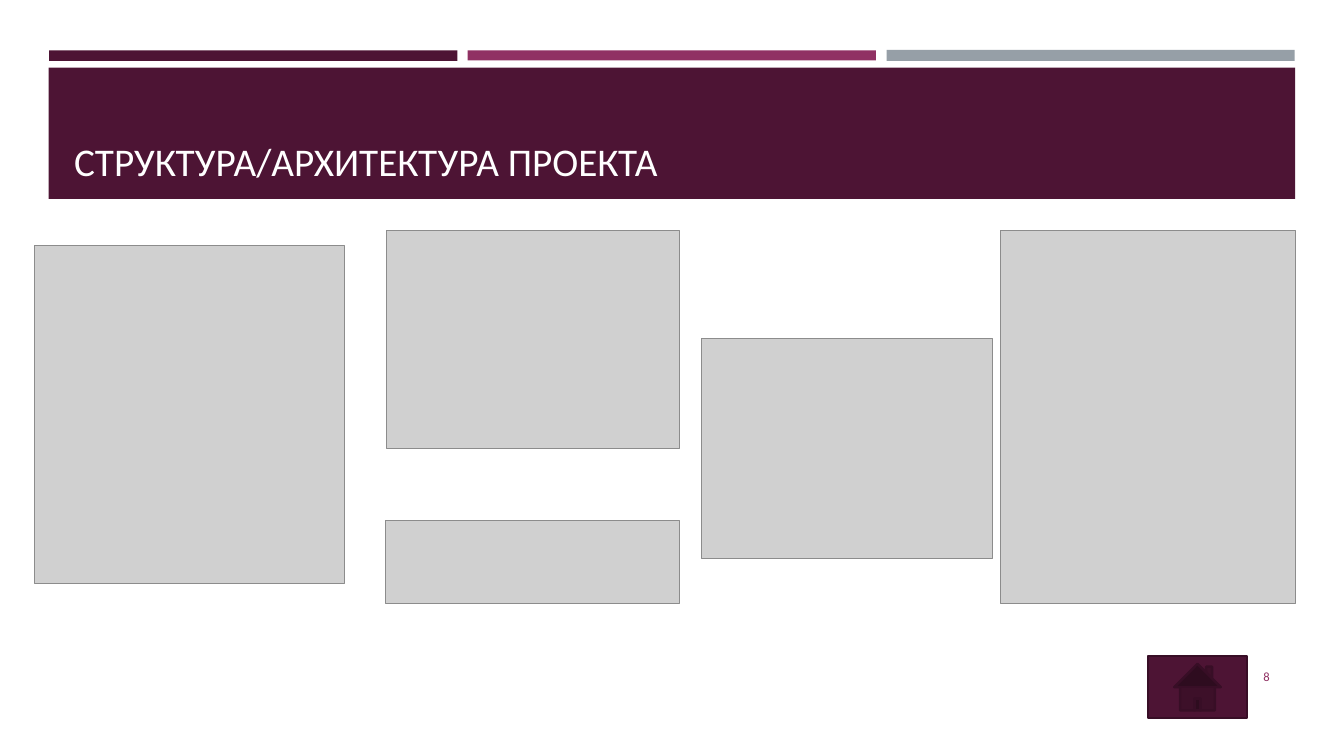
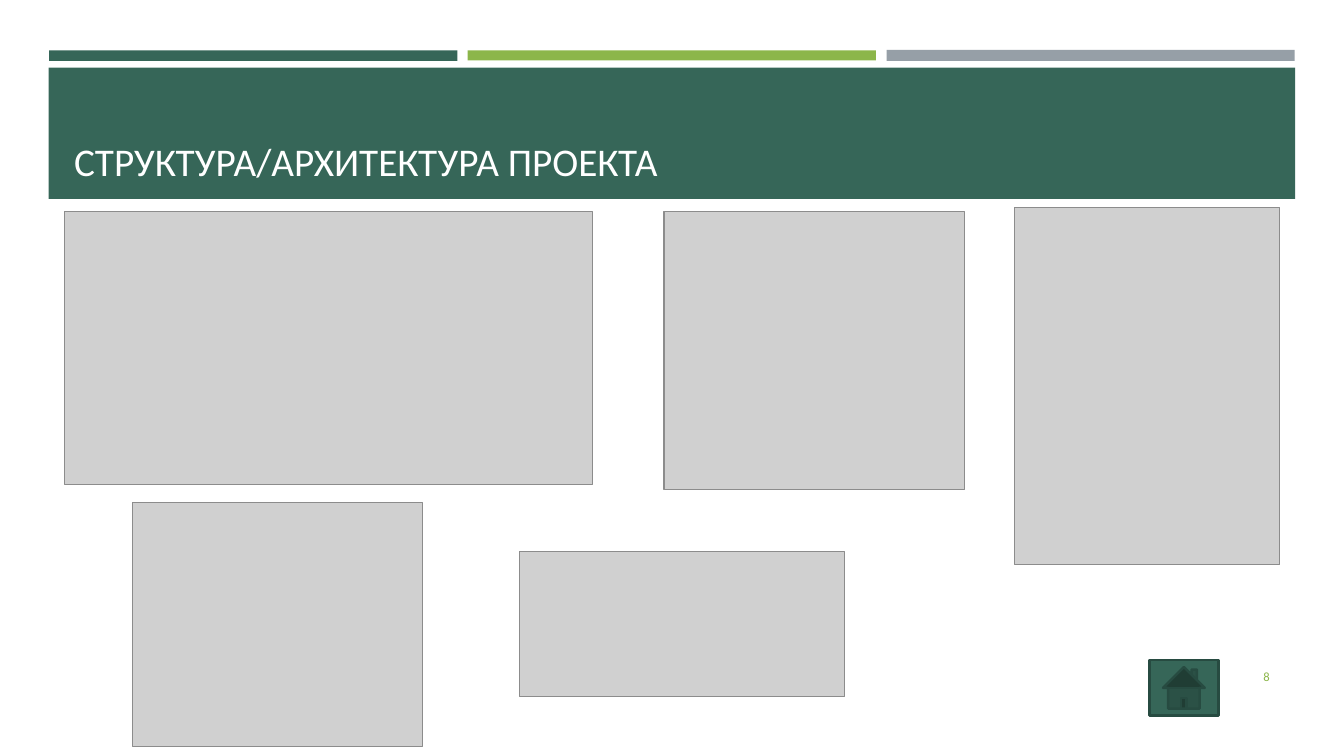
Before and after one commit to von1001/Hotels_NJS, a slide deck: slide 8 of Hotels.pptx. Drawn at 1344x756 pixels with LibreOffice and Linux fonts; fonts in the diff are those of the drawing; grey boxes stand for pictures. Boxes give left, top, right and bottom in pixels: in the first picture for what was removed or moved away, otherwise in the second. Text is boxed around its words. In the diff, an @@ line names an element or a change of style, - is before the commit and + after.

```diff
--- a/Hotels.pptx
+++ b/Hotels.pptx
@@ rectangle at (x1=49, y1=50, x2=458, y2=60): fill #4D1434 to #366658 @@
@@ rectangle at (x1=468, y1=50, x2=876, y2=60): fill #903163 to #8CB64A @@
@@ rectangle at (x1=48, y1=68, x2=1296, y2=199): fill #4D1434 to #366658 @@
@@ picture resized from (x1=1001, y1=231, x2=1297, y2=604) to (x1=1015, y1=208, x2=1280, y2=565) @@
@@ picture added at (x1=65, y1=212, x2=594, y2=484) @@
@@ picture removed at (x1=386, y1=231, x2=679, y2=449) @@
@@ picture added at (x1=664, y1=212, x2=966, y2=490) @@
@@ picture removed at (x1=35, y1=245, x2=345, y2=583) @@
@@ picture removed at (x1=702, y1=339, x2=993, y2=559) @@
@@ picture added at (x1=133, y1=502, x2=422, y2=747) @@
@@ picture removed at (x1=386, y1=521, x2=680, y2=604) @@
@@ picture added at (x1=519, y1=552, x2=845, y2=697) @@
@@ page number at (x1=1263, y1=672, x2=1269, y2=681): text colour #903163 to #8CB64A @@
@@ action button home resized from (x1=1148, y1=656, x2=1247, y2=719) to (x1=1149, y1=660, x2=1218, y2=716) @@
@@ action button home at (x1=1149, y1=660, x2=1218, y2=716): fill #4D1434 to #366658; outline #390F26 1.75 pt to #284B41 1.75 pt @@
```
Also in this commit, not shown: 10 other slides changed, 1 slide added, 15 other files.
